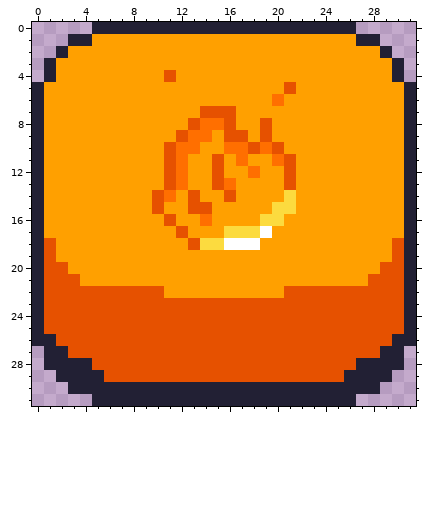
Two states of a pixel-art sprite, app/src/main/assets/sidebar/fire.png. Above, as it was before the edit.
The file is 96x96 pixels, drawn in blocks of 3x3; one block is one cell here.
The result:
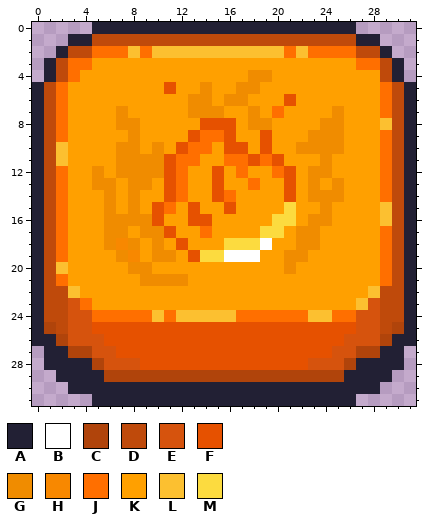
Palette (. is transparent): A #222034  B #ffffff  C #b0440b  D #bf4a0b  E #d6530d  F #e65100  G #f08c00  H #f88800  J #ff6f00  K #ffa000  L #fcc030  M #fcdb3f
Difference:
@@ x 0..31 @@
  0 .....AAAAAAAAAAAAAAAAAAAAAA.....
- 1 ...AAKKKKKKKKKKKKKKKKKKKKKKAA...
- 2 ..AKKKKKKKKKKKKKKKKKKKKKKKKKKA..
- 3 .AKKKKKKKKKKKKKKKKKKKKKKKKKKKKA.
- 4 .AKKKKKKKKKFKKKKKKKKKKKKKKKKKKA.
- 5 AKKKKKKKKKKKKKKKKKKKKFKKKKKKKKKA
- 6 AKKKKKKKKKKKKKKKKKKKJKKKKKKKKKKA
- 7 AKKKKKKKKKKKKKFFFKKKKKKKKKKKKKKA
- 8 AKKKKKKKKKKKKFJJFKKFKKKKKKKKKKKA
- 9 AKKKKKKKKKKKFJJKFFKFKKKKKKKKKKKA
-10 AKKKKKKKKKKFJJKKJJFJFKKKKKKKKKKA
-11 AKKKKKKKKKKFJKKFKJKKJFKKKKKKKKKA
-12 AKKKKKKKKKKFJKKFKKJKKFKKKKKKKKKA
-13 AKKKKKKKKKKFJKKFJKKKKFKKKKKKKKKA
-14 AKKKKKKKKKFJKFKKFKKKKMKKKKKKKKKA
-15 AKKKKKKKKKFKKFFKKKKKMMKKKKKKKKKA
-16 AKKKKKKKKKKFKKJKKKKMMKKKKKKKKKKA
-17 AKKKKKKKKKKKFKKKMMMBKKKKKKKKKKKA
-18 AFKKKKKKKKKKKFMMBBBKKKKKKKKKKKFA
-19 AFKKKKKKKKKKKKKKKKKKKKKKKKKKKKFA
-20 AFFKKKKKKKKKKKKKKKKKKKKKKKKKKFFA
-21 AFFFKKKKKKKKKKKKKKKKKKKKKKKKFFFA
-22 AFFFFFFFFFFKKKKKKKKKKFFFFFFFFFFA
-23 AFFFFFFFFFFFFFFFFFFFFFFFFFFFFFFA
-24 AFFFFFFFFFFFFFFFFFFFFFFFFFFFFFFA
-25 AFFFFFFFFFFFFFFFFFFFFFFFFFFFFFFA
-26 AAFFFFFFFFFFFFFFFFFFFFFFFFFFFFAA
-27 .AAFFFFFFFFFFFFFFFFFFFFFFFFFFAA.
-28 .AAAAFFFFFFFFFFFFFFFFFFFFFFAAAA.
-29 ..AAAAFFFFFFFFFFFFFFFFFFFFAAAA..
+ 1 ...AADDDDDDDDDDDDDDDDDDDDDDAA...
+ 2 ..ADDJJJLJLLLLLLLLLLLJLJJJJDDA..
+ 3 .ADJJKKKKKKKKKKKKKKKKKKKKKKJJDA.
+ 4 .ADJKKKKKKKKKKKKKKGGKKKKKKKKKDA.
+ 5 ADJKKKKKKKKFKKGKKGGKKKKKKKKKKJDA
+ 6 ADJKKKKKKKKKKGGKGGKKKFKKKKKKKJDA
+ 7 ADJKKKKGKKKKKGGGKKGKJKKKKGKKKJDA
+ 8 ADJKKKKGGKKKKKFFFKGGKKKKGGKKKLDA
+ 9 ADJKKKKKGKKKKFJJFKKFKKKGGGKKKJDA
+10 ADLKKKKGGKGKFJJKFFKFKKGGGGKKKJDA
+11 ADLKKKKGGGGFJJKKJJFJFKKKGKKKKJDA
+12 ADJKKGKGGGGFJKKFKJKKJFKGGKKKKJDA
+13 ADJKKGGKGGKFJKKFKKJKKFKGKGKKKJDA
+14 ADJKKKGKGKKFJKKFJKKKKFKGGGKKKJDA
+15 ADJKKKGKGKFJKFKKFKKKKMKKGKKKKLDA
+16 ADJKKKGGGGFKKFFKKKKKMMKGGKKKKLDA
+17 ADJKKKGGKGGFKKJKKKKMMKGGKKKKKJDA
+18 ADJKKKGHGKGKFKKKMMMBKKGGKKKKKJDA
+19 ADJKKKKGHKGGKFMMBBBKKGGKKKKKKJDA
+20 ADLKKKKKGGKKKKKKKKKKKGKKKKKKKJDA
+21 ADJKKKKKKGGGGKKKKKKKKKKKKKKKKJDA
+22 ADDLKKKKKKKKKKKKKKKKKKKKKKKKLDDA
+23 ADDEJKKKKKKKKKKKKKKKKKKKKKKLEDDA
+24 ADDEEJJJJJLJLLLLLJJJJJJLLJJEEDDA
+25 ACDEEFFFFFFFFFFFFFFFFFFFFFFEEDCA
+26 AACEEEFFFFFFFFFFFFFFFFFFFFEEECAA
+27 .AACCEEFFFFFFFFFFFFFFFFFFEECCAA.
+28 .AAAACEEEFFFFFFFFFFFFFFEEECAAAA.
+29 ..AAAACCCCCCCCCCCCCCCCCCCCAAAA..
 30 ...AAAAAAAAAAAAAAAAAAAAAAAAAA...
Boxes around the changes in both pictures, in picture pixels (x1, y1, x2, y2):
changed: (44, 34, 404, 382)
